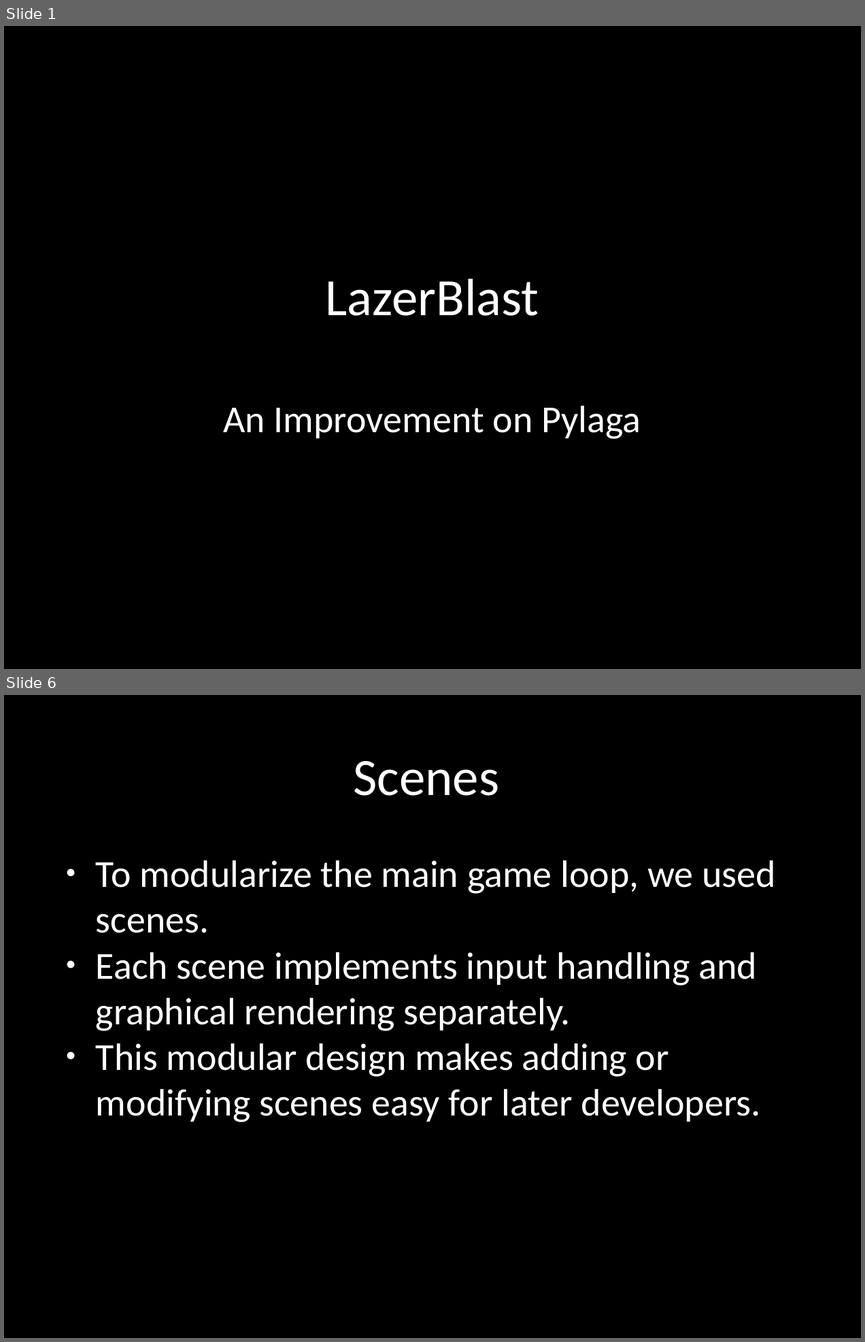
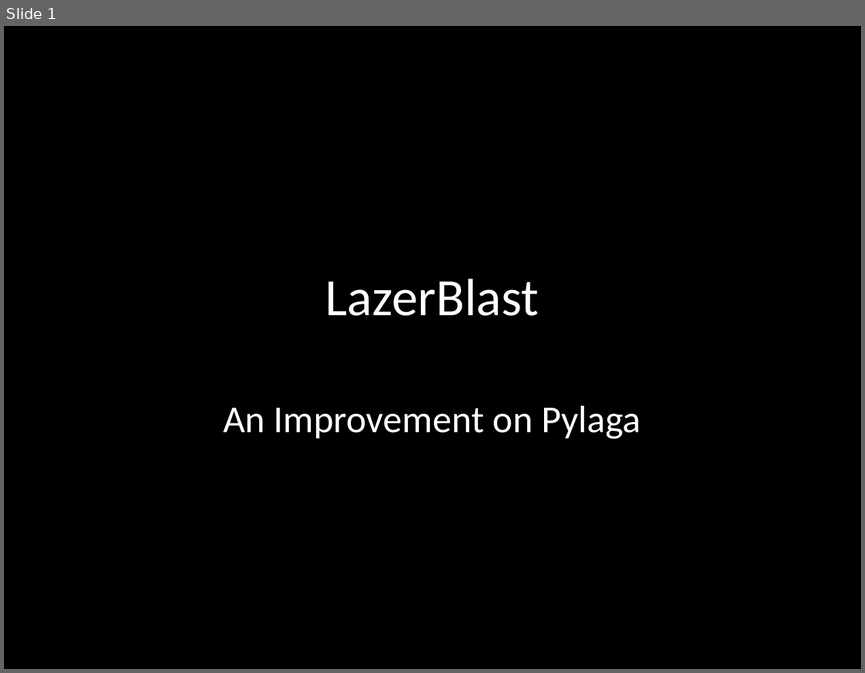
Before and after one commit to terrencepreilly/CPS410, a slide deck: final_presentation/Presentation.pptx. Shown one above the other, each under a label of ours: slides 1 and 6 before the commit, slide 1 after it; the slides between them are not shown. The pictures are 865x1342 and 865x673 pixels, drawn with LibreOffice and Linux fonts; fonts in the diff are those of the drawing; background and template pictures are left out. Boxes give left, top, right and bottom in pixels: in the first picture for what was removed or moved away, otherwise in the second. Text is boxed around its words. In the diff, an @@ line names an element or a change of style, - is before the commit and + after.

```diff
--- a/final_presentation/Presentation.pptx
+++ b/final_presentation/Presentation.pptx
@@ slide 6 removed at bbox=[4, 695, 861, 1338], background #000000 @@
@@ text removed at bbox=[353, 761, 499, 796] @@
-Scenes
@@ text removed at bbox=[96, 860, 776, 1122] @@
-● To modularize the main game loop, we used scenes.
-● Each scene implements input handling and graphical rendering separately.
-● This modular design makes adding or modifying scenes easy for later developers.
```
Also in this commit, not shown: 3 slides changed, 3 slides added, 12 other slides removed, 3 other files.
